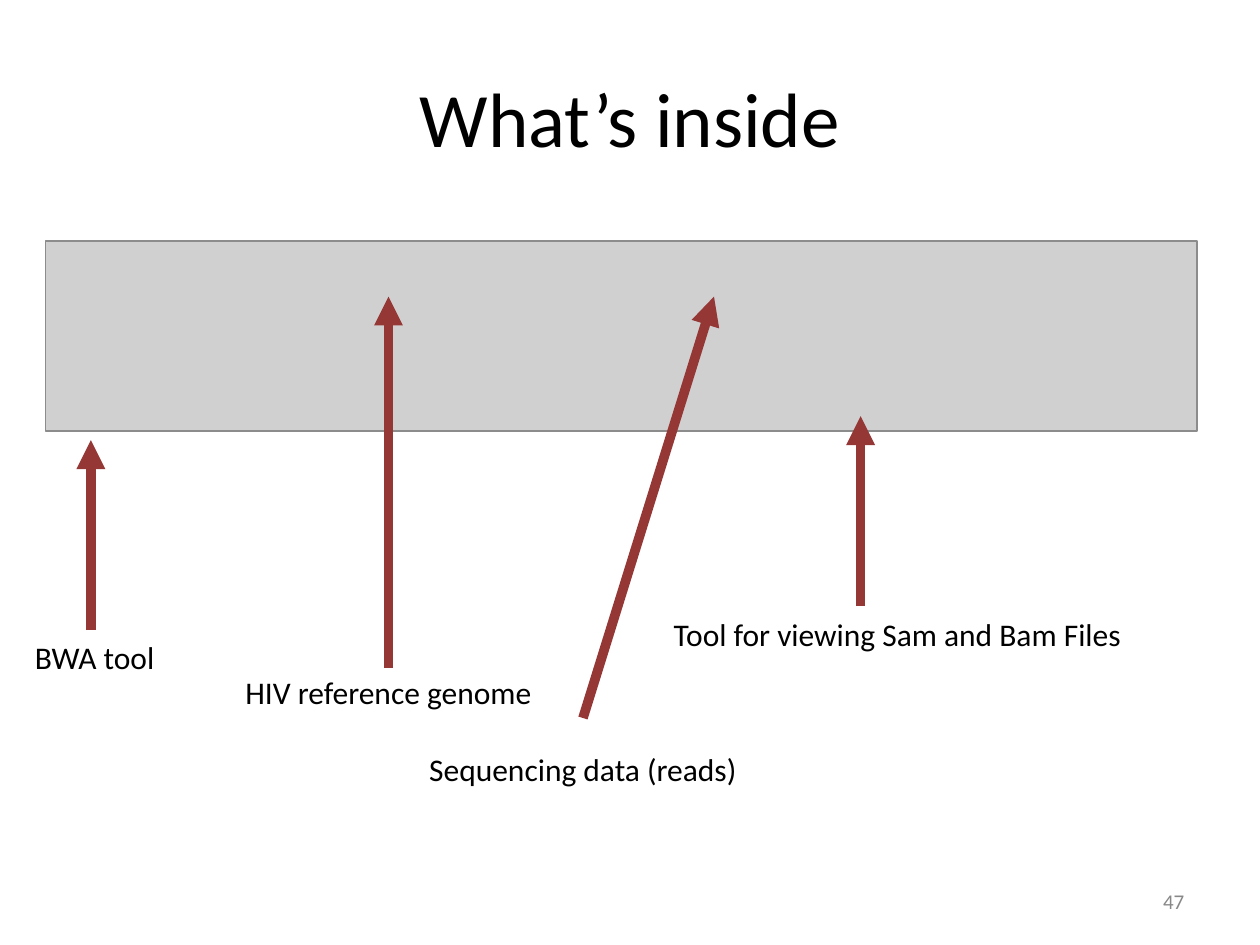
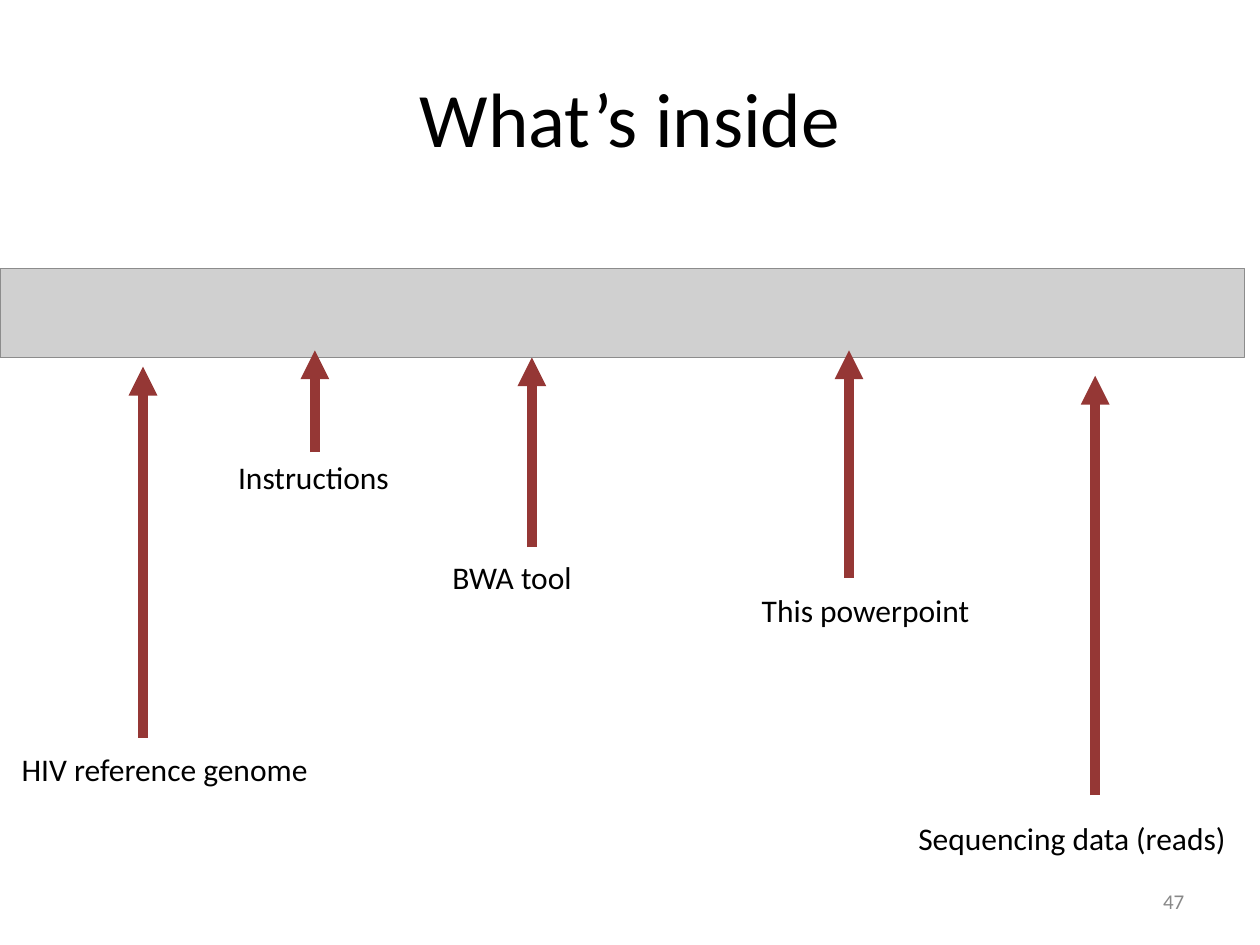
Before and after one commit to Mangul-Lab-USC/BWA_Tutorial, a slide deck: slide 47 of powerpoint/day1_BWA_UNIX_SM2.pptx. Drawn at 1260x945 pixels with LibreOffice and Linux fonts; fonts in the diff are those of the drawing; grey boxes stand for pictures. Boxes give left, top, right and bottom in pixels: in the first picture for what was removed or moved away, otherwise in the second. Text is boxed around its words. In the diff, an @@ line names an element or a change of style, - is before the commit and + after.

Commit message:
update ppt

```diff
--- a/powerpoint/day1_BWA_UNIX_SM2.pptx
+++ b/powerpoint/day1_BWA_UNIX_SM2.pptx
@@ picture added at [0,268,1245,358] @@
@@ picture removed at [45,241,1197,431] @@
@@ arrow added from (315, 452) to (315, 350), #953735 5.5 pt @@
@@ arrow moved from (91, 630) - (91, 440) to (532, 547) - (532, 358) @@
@@ arrow moved from (861, 606) - (861, 416) to (849, 577) - (849, 350) @@
@@ arrow moved from (388, 668) - (388, 296) to (144, 738) - (144, 367) @@
@@ arrow moved from (583, 718) - (714, 296) to (1095, 795) - (1095, 375) @@
@@ text added at [238,467,389,490], 18 pt, text #000000 @@
+Instructions
@@ text "BWA tool": place and size @@
-text "BWA tool" at [35,647,155,670]
+text "BWA tool" at [452,567,572,590]
@@ text removed at [674,624,1121,652] @@
-Tool for viewing Sam and Bam Files
@@ text added at [762,600,969,627], 18 pt, text #000000 @@
+This powerpoint
@@ text "HIV reference genome": place and size @@
-text "HIV reference genome" at [245,682,531,710]
+text "HIV reference genome" at [22,759,307,787]
@@ text "Sequencing data (reads)": place and size @@
-text "Sequencing data (reads)" at [429,758,736,787]
+text "Sequencing data (reads)" at [918,827,1225,856]
```
Also in this commit, not shown: 2 other files.
